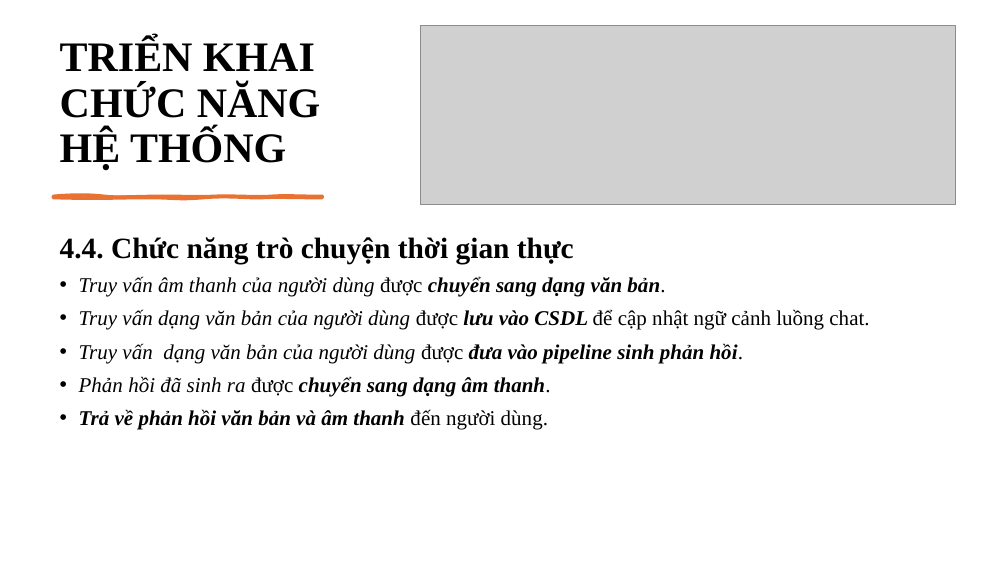
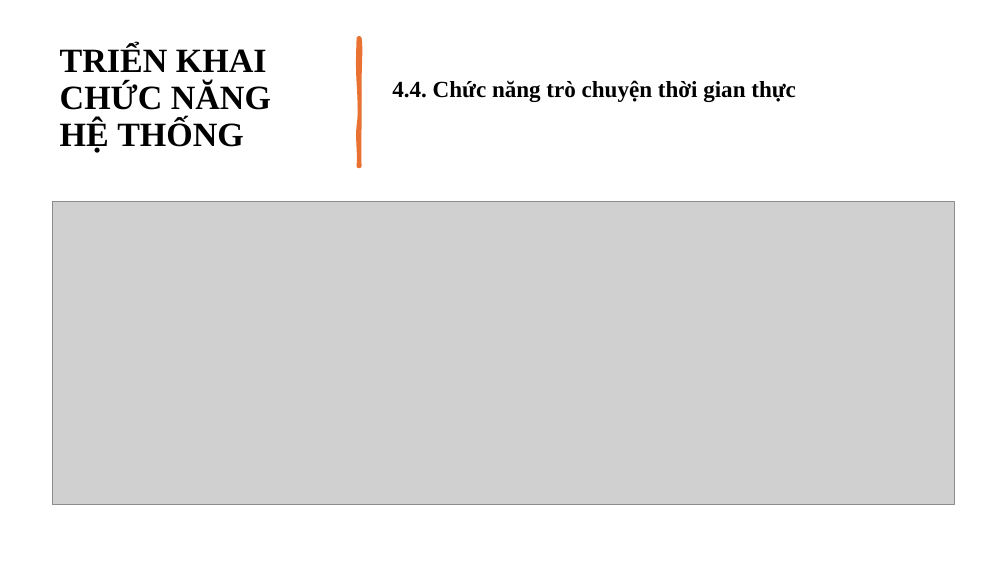
Before and after one commit to ngovanuc/Vietnamese_History_Chatbot, a slide deck: slide 25 of documents/slide bao cao v2.pptx (slide 53 before the commit). Drawn at 1008x567 pixels with LibreOffice and Linux fonts; fonts in the diff are those of the drawing; grey boxes stand for pictures. Boxes give left, top, right and bottom in pixels: in the first picture for what was removed or moved away, otherwise in the second. Text is boxed around its words. In the diff, an @@ line names an element or a change of style, - is before the commit and + after.

Commit message:
Update file slide

```diff
--- a/documents/slide bao cao v2.pptx
+++ b/documents/slide bao cao v2.pptx
@@ title "TRIỂN KHAI CHỨC NĂNG HỆ ...": place and size @@
-title "TRIỂN KHAI CHỨC NĂNG HỆ ..." at (60,38,321,170)
+title "TRIỂN KHAI CHỨC NĂNG HỆ ..." at (60,45,271,153)
@@ title "TRIỂN KHAI CHỨC NĂNG HỆ ..." at (60,45,271,153): size 40 to 32.4 pt; vertical alignment bottom to middle @@
@@ freeform shape added at (358,38,360,166), fill #E97132, outline #E97132 3.25 pt @@
@@ text "4.4. Chức năng trò chuyện ...": place and size @@
-text "4.4. Chức năng trò chuyện ..." at (60,237,869,430)
+text "4.4. Chức năng trò chuyện ..." at (392,80,796,102)
@@ text "4.4. Chức năng trò chuyện ..." at (392,80,796,102): size 28 to 22 pt; line spacing 1.14 to 0.9; vertical alignment top to middle @@
@@ picture: place and size @@
-picture at (420,26,956,205)
+picture at (52,202,955,504)
@@ freeform shape removed at (53,197,322,198) @@
@@ text at (79,276,869,430): paragraphs removed @@
-• Truy vấn âm thanh của người dùng được chuyển sang dạng văn bản.
-• Truy vấn dạng văn bản của người dùng được lưu vào CSDL để cập nhật ngữ cảnh luồng chat.
-• Truy vấn dạng văn bản của người dùng được đưa vào pipeline sinh phản hồi.
-• Phản hồi đã sinh ra được chuyển sang dạng âm thanh.
-• Trả về phản hồi văn bản và âm thanh đến người dùng.
```
Also in this commit, not shown: 25 other slides changed, 1 slide added, 32 slides removed.
